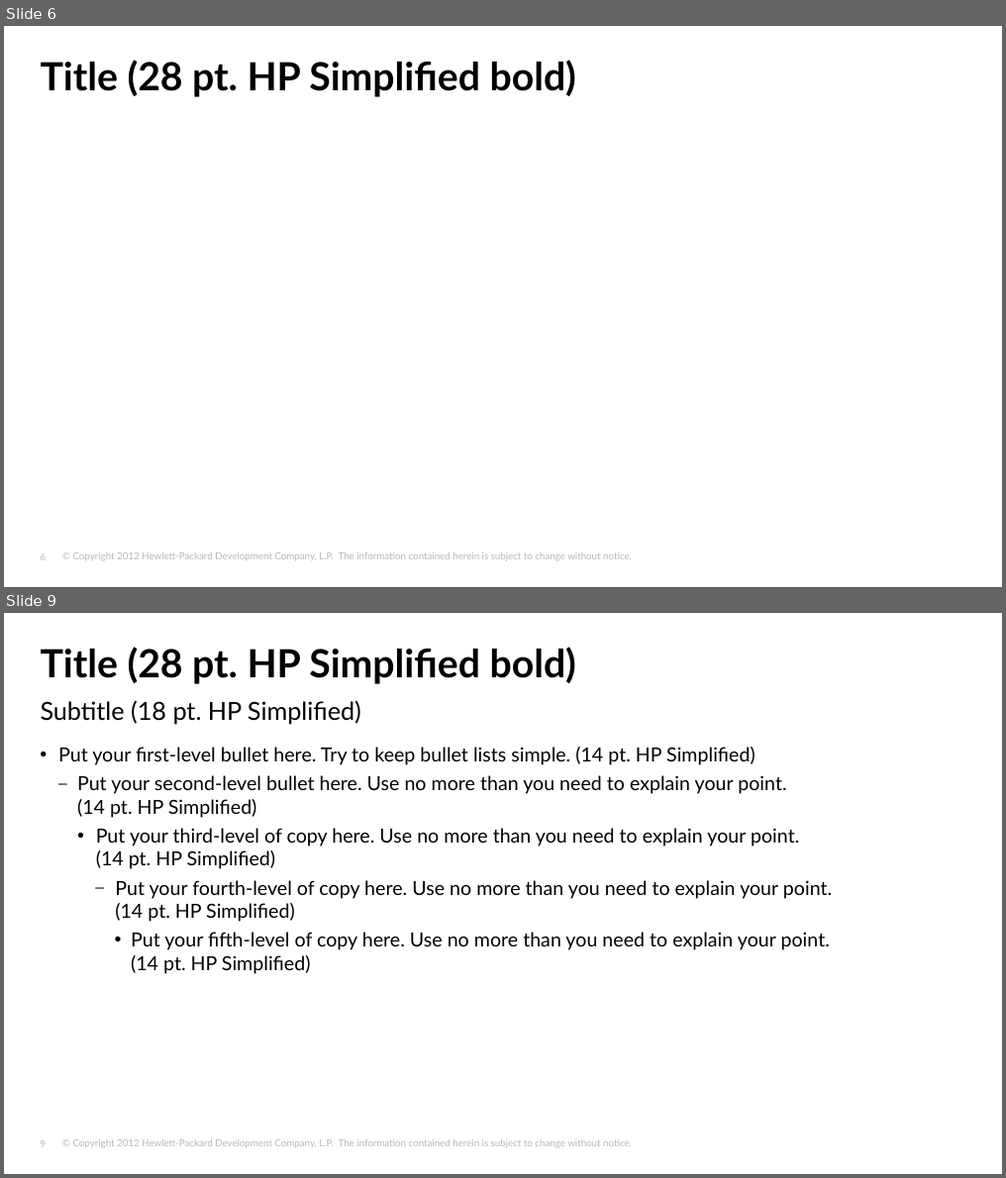
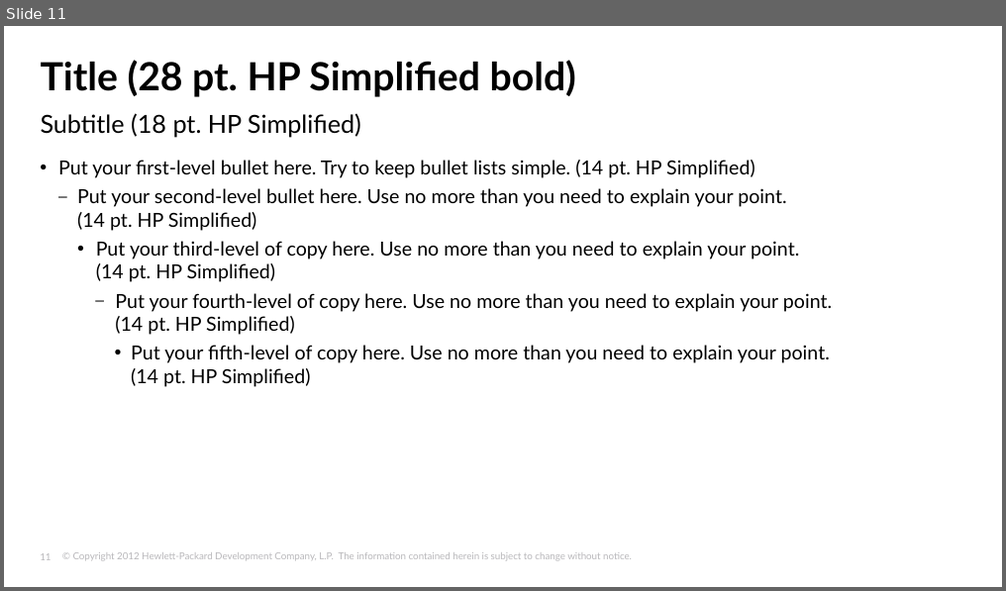
Before and after one commit to tjliupeng/CPP11, a slide deck: C++11.pptx. Shown one above the other, each under a label of ours: slides 6 and 9 before the commit, slide 11 after it; the slides between them are not shown. The pictures are 1006x1178 and 1006x591 pixels, drawn with LibreOffice and Linux fonts; fonts in the diff are those of the drawing; background and template pictures are left out. Boxes give left, top, right and bottom in pixels: in the first picture for what was removed or moved away, otherwise in the second. Text is boxed around its words. In the diff, an @@ line names an element or a change of style, - is before the commit and + after.

```diff
--- a/C++11.pptx
+++ b/C++11.pptx
@@ slide 6 removed at (4, 26, 1002, 587), background #FFFFFF; not listed: 2 template elements that a slide beside it also shows @@
@@ title removed at (41, 60, 576, 97) @@
-Title (28 pt. HP Simplified bold)
@@ what was slide 9 is now slide 11 @@
@@ page number at (40, 554, 51, 561): text changed @@
-9
+11
```
Also in this commit, not shown: 10 slides added, 7 other slides removed.
